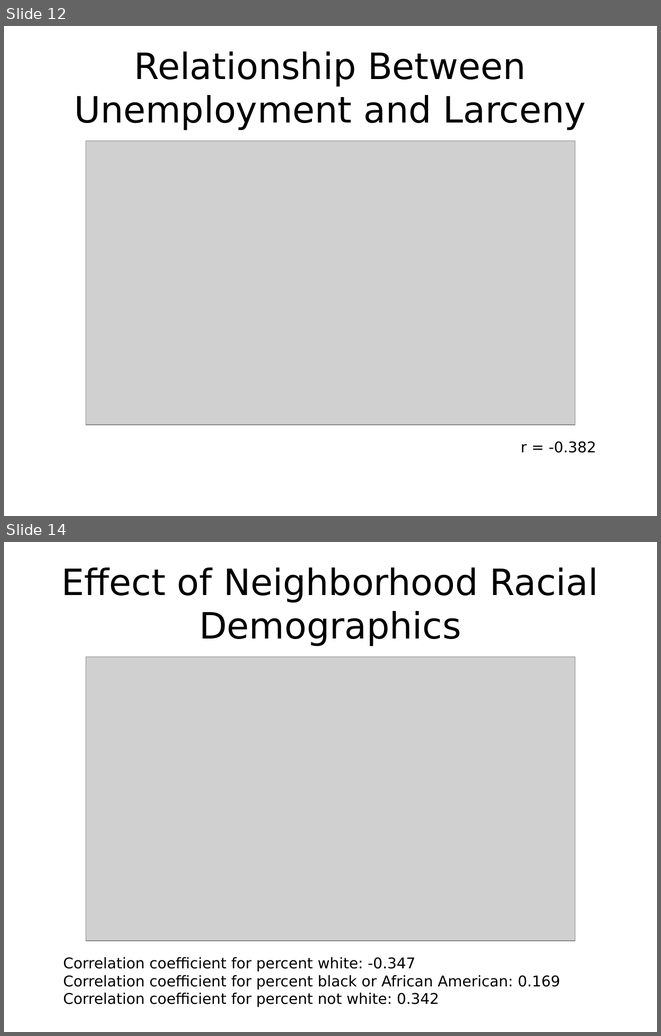
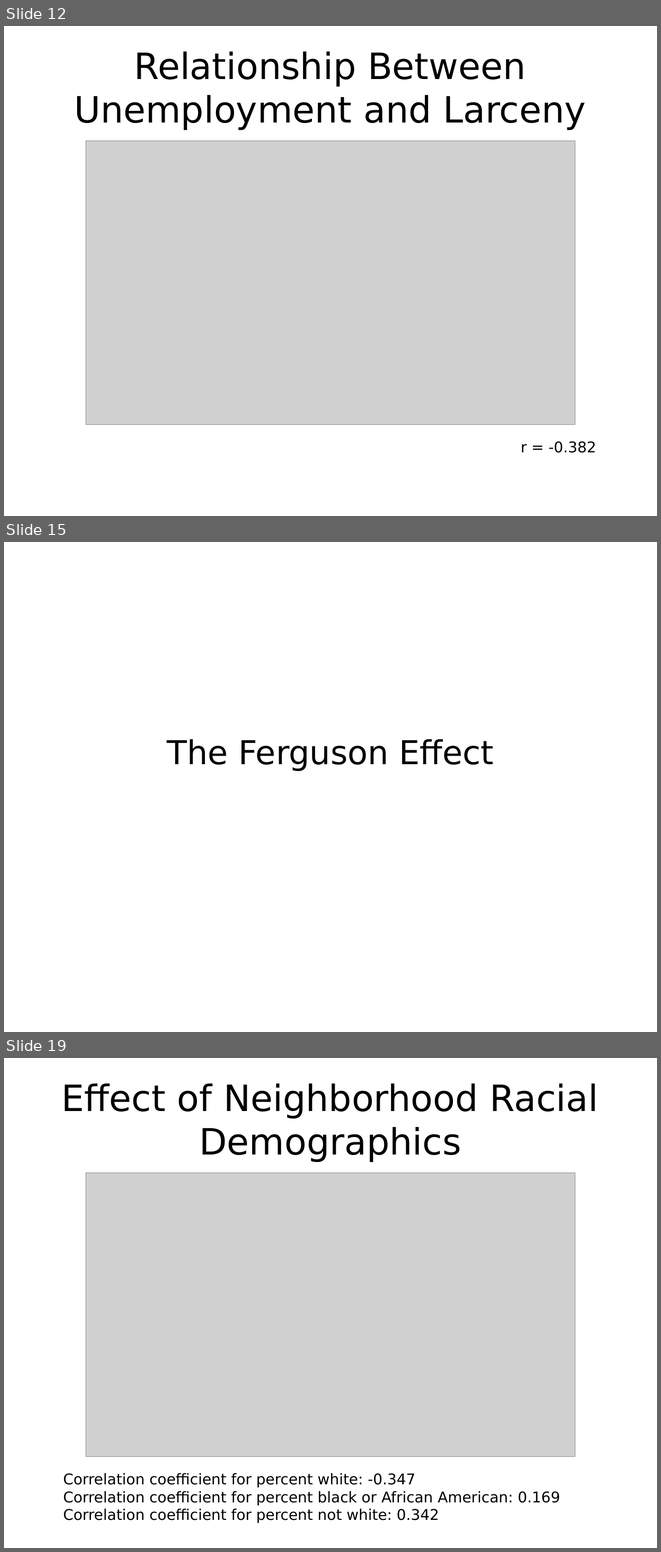
Before and after one commit to ptrbates/portland_crime_analysis, a slide deck: docs/Bates_presentation.pptx. Shown one above the other, each under a label of ours: slides 12 and 14 before the commit, slides 12, 15 and 19 after it; the slides between them are not shown. The pictures are 661x1036 and 661x1552 pixels, drawn with LibreOffice and Linux fonts; fonts in the diff are those of the drawing; grey boxes stand for pictures. Boxes give left, top, right and bottom in pixels: in the first picture for what was removed or moved away, otherwise in the second. Text is boxed around its words. In the diff, an @@ line names an element or a change of style, - is before the commit and + after.

```diff
--- a/docs/Bates_presentation.pptx
+++ b/docs/Bates_presentation.pptx
@@ slide 15 added at (4,542,657,1032), background #FFFFFF @@
@@ text added at (167,739,493,771), 40 pt, text #000000 @@
+The Ferguson Effect
@@ what was slide 14 is now slide 19 @@
```
Also in this commit, not shown: 8 slides changed, 4 other slides added, 10 other files.
